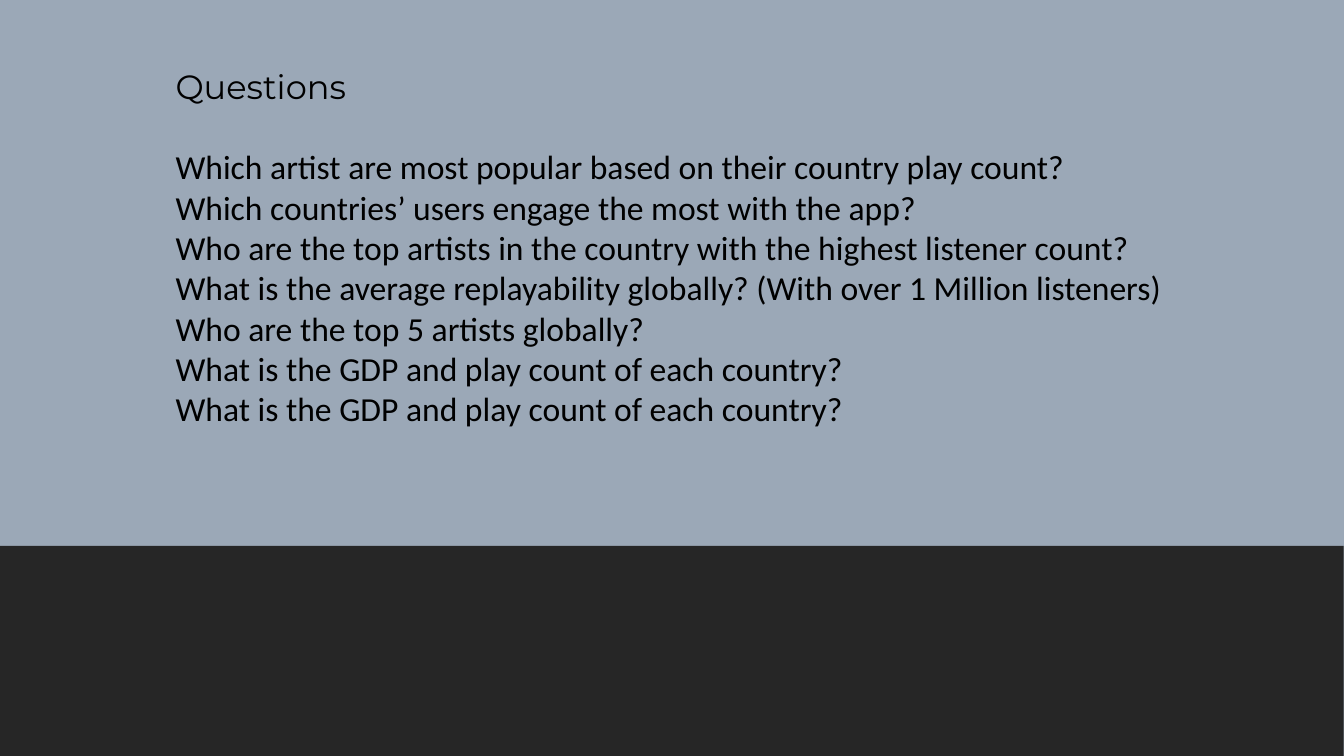
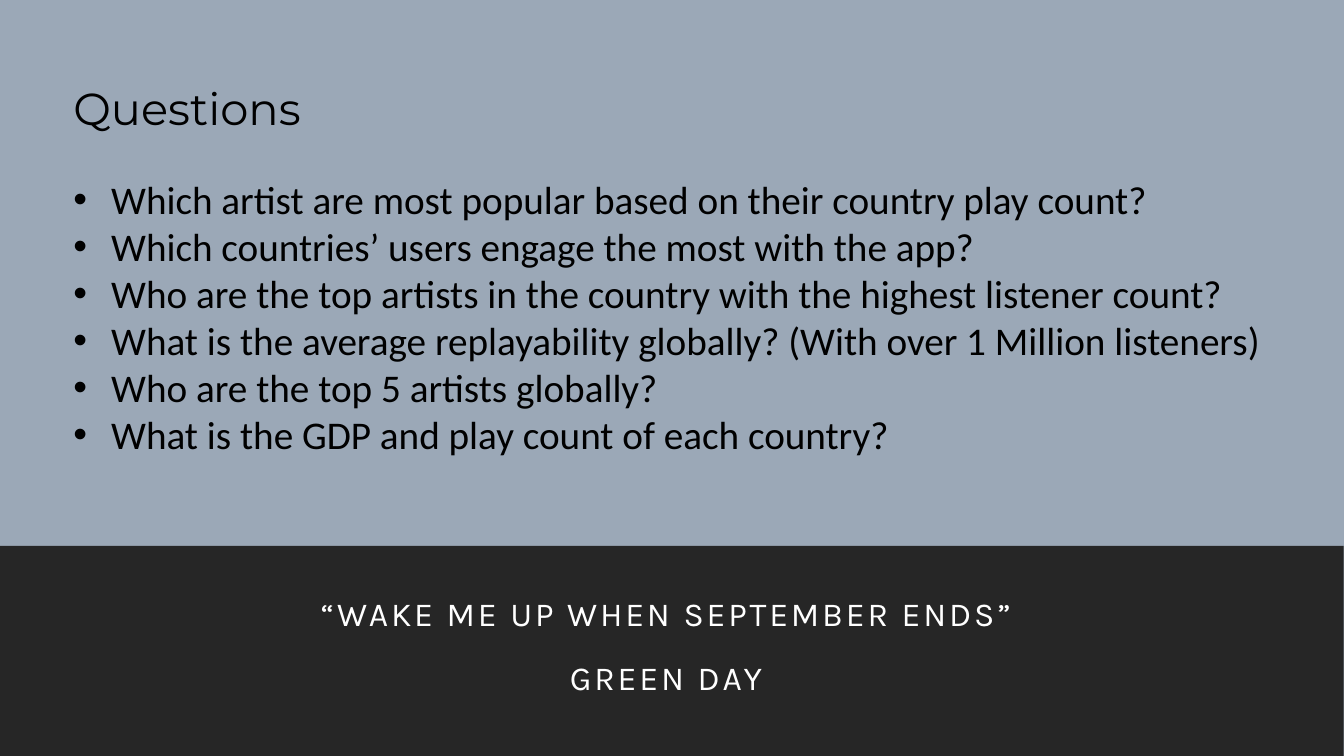
Before and after one commit to kidik425/07-Project_1, a slide deck: slide 6 of The Eff {Strings} Project 1 Presentation.pptx (slide 5 before the commit). Drawn at 1344x756 pixels with LibreOffice and Linux fonts; fonts in the diff are those of the drawing. Boxes give left, top, right and bottom in pixels: in the first picture for what was removed or moved away, otherwise in the second. Text is boxed around its words. In the diff, an @@ line names an element or a change of style, - is before the commit and + after.

```diff
--- a/The Eff {Strings} Project 1 Presentation.pptx
+++ b/The Eff {Strings} Project 1 Presentation.pptx
@@ text "Questions": place and size @@
-text "Questions" at box(176, 74, 1161, 427)
+text "Questions" at box(73, 92, 1259, 456)
@@ text "Questions" at box(73, 92, 1259, 456): size 24 to 32 pt in "Questions"; size 24 to 28 pt; bullet none to • @@
@@ text at box(176, 397, 842, 427): paragraph removed @@
-What is the GDP and play count of each country?
@@ subtitle added at box(321, 604, 1011, 691), 24 pt, text #FFFFFF @@
+“WAKE ME UP WHEN SEPTEMBER ENDS”
+GREEN DAY
```
Also in this commit, not shown: 12 other slides changed, 2 slides added, 2 other files.
